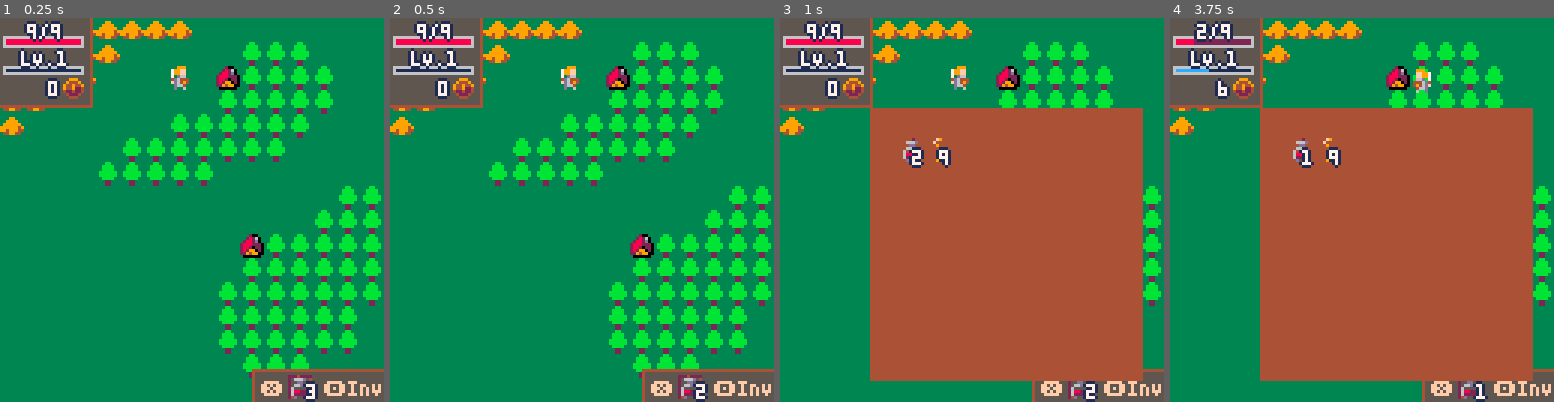
Above: before the commit, frames 1-4 (left to right).
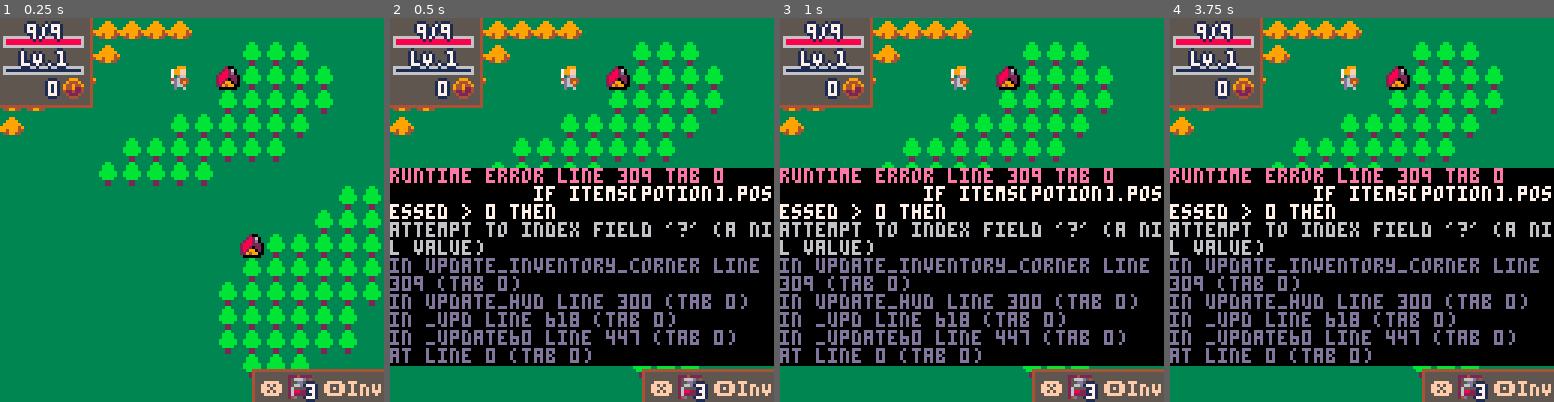
Above: after the commit, the same moments.

Repository: aureliendossantos/tinytale-pico-8
Game: PICO-8 cartridge tinytale.p8
Same seed, same stepped clock (60 frames per second), same inputs: the game is played once before the commit and once after it.
Inputs:
- Up to frame 1 (0.25 s): no input
- Up to frame 2 (0.5 s): tap X (X key) at 0.33 s
- Up to frame 3 (1 s): tap O (Z key) at 0.7 s
- Up to frame 4 (3.75 s): tap X (X key) at 1.07, 1.85, 2.97 s; hold Right 1.6-2.1 s; tap O (Z key) every 0.4 s from 1.7 to 3.7 s; hold Up 2.15-2.42 s; hold Right 2.47-3.03 s; hold Left 3.08-3.58 s; hold Down from 3.63 s (still down)

Frame 1 is identical in both runs. In frame 2, 52% of the frame differs, in the area x 0-100%, y 39-99%; in frame 3, 65%; in frame 4, 66%, in the area x 0-100%, y 2-99%.
Error after the commit: runtime error line 309 tab 0; if items[potion].posessed > 0 then; attempt to index field '?' (a nil value)

Commit message:
shop menu

Diff:
--- a/actions.lua
+++ b/actions.lua
@@ -1,4 +1,9 @@
 function heal(amount)
     sfx(0)
-    p.hp += amount
+    p.hp = min(p.hp + amount, p.hp_max)
 end
+
+function inn()
+    heal(1000)
+    add(log, "slept at inn")
+end
--- a/battles.lua
+++ b/battles.lua
@@ -16,7 +16,7 @@
         if p.hp <= 0 then
             add(log, enemy.name.." has slained "..p.name.."...")
         else
-            add(log, p.name.." has slained a "..enemy.name)
+            add(log, p.name.." has slained a "..enemy.name.."!")
         end
         --rewards
         p.exp += enemy.exp
@@ -40,5 +40,5 @@
 
 function attack(atker, dfder)
     dfder.hp -= atker.damage
-    add(log, atker.name.." atks -"..atker.damage.." "..dfder.name.."!")
+    add(log, atker.name.." ▶ -"..atker.damage.." "..dfder.name)
 end
--- a/database.lua
+++ b/database.lua
@@ -28,19 +28,26 @@
 end
 
 towns = {
-    name = "aUBERGE DE tILH",
-    price = 4
+    x9y2 = {
+        name = "aUBERGE DE tILH",
+        price = 4,
+        shop = {"potion", 5, "key", 20}
+    },
+    x10y9 = {
+        name = "aUBERGE D'aMOU",
+        price = 8
+    }
 }
 
 items = {
-    {
+    potion = {
         name = "pOTION",
         posessed = 3,
         spr = 32,
         type = "consumable",
         effect = function() heal(5) end
     },
-    {
+    key = {
         name = "kEY",
         posessed = 9,
         spr = 33
@@ -79,6 +86,7 @@
         max_steps = 2,
         enemies = {2}
     }
+    --7-reserved for towns
 }
 
 end
--- a/hud.lua
+++ b/hud.lua
@@ -50,24 +50,27 @@
 
 function update_inventory_corner()
     if inventory_corner then
-        inv_corner_x = 84
+        inv_corner_x = max(84, inv_corner_x - 2)
         inv_corner_y = max(117, inv_corner_y - 2)
         if btnp_x then
-            if items[1].posessed > 0 then
-                items[1].effect()
-                items[1].posessed -= 1
+            if items[potion].posessed > 0 then
+                items[potion].effect()
+                items[potion].posessed -= 1
+                add(log, "used "..items[potion].name)
             end
         end
     else
-        inv_corner_x = 84
-        inv_corner_y = min(128, inv_corner_y + 3)
+        --pour aller vers la droite :
+        inv_corner_x = min(105, inv_corner_x + 3)
+        --pour aller vers le bas :
+        --inv_corner_y = min(128, inv_corner_y + 3)
     end
 end
 
 function draw_hud()
     draw_player_status()
+    draw_log()
     draw_inventory_corner()
-    draw_log()
 end
 
 function draw_player_status()
@@ -106,7 +109,7 @@
     x += 9
     spr(35, x, y)
     spr(32, x, y)
-    print_shaded(items[1].posessed, x+6, y+3)
+    print_shaded(items["potion"].posessed, x+6, y+3)
     x += 12
     print("🅾️iNV", x, y+2, 15)
 end
--- a/inventory.lua
+++ b/inventory.lua
@@ -1,5 +1,5 @@
 function init_inventory()
-    inv_x, inv_y, inv_w, inv_h = 128, 30, 90, 90
+    inv_x, inv_y = 128, 30
     inventory_opened = false
 end
 
@@ -20,15 +20,13 @@
 end
 
 function draw_inventory()
-    local x, y, w, h = inv_x, inv_y, inv_w, inv_h
-    rectfill(x, y, x+w, y+h, 4)
-    for item in all(items) do
-        if item.posessed then
-            if item.posessed > 0 then
-                spr(item.spr, x+10, y+10)
-                print_shaded(item.posessed, x+14, y+14)
-                x += 9
-            end
+    local x, y, w, h = inv_x, inv_y, 40, 40
+    window(x, y, x+w, y+h)
+    for id, item in pairs(items) do
+        if item.posessed > 0 then
+            spr(item.spr, x+10, y+10)
+            print_shaded(item.posessed, x+14, y+14)
+            x += 9
         end
     end
 end
--- a/scene_map.lua
+++ b/scene_map.lua
@@ -9,7 +9,14 @@
 end
 
 function update_map()
-    update_town()
+    if cur_terrain == 7 then
+        if not p.busy and not just_left_town then
+            enter_town()
+        end
+    else
+        just_left_town = false
+    end
+
     if (not p.busy) player_movement()
     update_terrain_number()
     if not steps_goal_set or terrain_changed then
@@ -23,49 +30,6 @@
     player_animation()
     --change of scene:
     if (btnp_o) open_inventory()
-end
-
-function update_town()
-    current_town = nil
-    if cur_terrain == 7 then
-        if not p.busy and not just_left_town then
-            current_town = towns
-            if btnp_x then
-                heal(1000)
-                just_left_town = true
-            end
-            if btnp_o then
-                just_left_town = true
-            end
-        end
-    else
-        just_left_town = false
-    end
-end
-
-function draw_town()
-    if current_town then
-        local name = current_town.name
-        local w = #name * 4 + 2
-        local x = 64 - w/2
-        local y = 100
-        window(x - 5, y + 4, x + w + 5, 128)
-        window(x, y, x + w, 108)
-        print(name, x + 2, y + 2, 15)
-        draw_choice(x + 5,y + 20)
-    end
-end
-
-function draw_choice(x, y)
-    draw_cursor(x, y)
-    spr(15, x + 14, y)
-    print("sleep", x + 25, y + 1)
-    print("4", x+60,y+1)
-end
-
-function draw_cursor(x, y)
-    x = x + flr(sin(time()) + 0.5)
-    spr(14, x, y)
 end
 
 function update_terrain_number()
--- a/tinytale.p8
+++ b/tinytale.p8
@@ -1,5 +1,5 @@
 pico-8 cartridge // http://www.pico-8.com
-version 27
+version 29
 __lua__
 --tinytale
 --aurelien dos santos
@@ -16,6 +16,7 @@
 #include scene_map.lua
 #include title.lua
 #include tools.lua
+#include towns.lua
 __gfx__
 0000000033333333333bb33333333333333200330000000000000000000000000000000000000000000000000000000000000000000000000000000000000000
 000000003333333333bbbb3333399333332826030000000000000000000000000000000000000000000000000000000000000000000000000007770077700000
--- a/tools.lua
+++ b/tools.lua
@@ -19,6 +19,11 @@
 
 function can_move()
     return not tile_has_flag(0, newx, newy)
+end
+
+function draw_cursor(x, y)
+    x = x + flr(sin(time()) + 0.5)
+    spr(14, x, y)
 end
 
 function print_shaded(text, x, y)
--- /dev/null
+++ b/towns.lua
@@ -0,0 +1,90 @@
+function enter_town()
+    current_town = towns["x"..p.x.."y"..p.y]
+    --first choice is always sleep
+    choices = {
+        {spr = 15, name = "sleep",  price = current_town.price, action = function() inn() end}
+    }
+    if current_town.shop then
+        add(choices, {name = "shop", action = function() open_shop() end})
+    end
+    index = 1
+    _upd = update_town
+end
+
+function update_town()
+    update_index_up_and_down()
+    if btnp_x then
+        if choices[index].price and p.gold >= choices[index].price then
+            choices[index].action()
+            p.gold -= choices[index].price
+        else
+            choices[index].action()
+        end
+    end
+    if btnp_o then
+        just_left_town = true
+        current_town = nil
+        _upd = update_map
+    end
+    update_hud()
+    update_player_stats()
+end
+
+function open_shop()
+    index = 1
+    choices = {}
+    for i = 1, #current_town.shop, 2 do
+        local item = current_town.shop[i]
+        add(choices, {spr = items[item].spr, id = item, name = items[item].name, price = current_town.shop[i+1]})
+    end
+    _upd = update_shop
+end
+
+function update_shop()
+    update_index_up_and_down()
+    if btnp_x then
+        local choice = choices[index]
+        if p.gold >= choice.price then
+            items[choice.id].posessed += 1
+            p.gold -= choice.price
+        end
+    end
+    if btnp_o then
+        enter_town()
+    end
+    update_hud()
+    update_player_stats()
+end
+
+function update_index_up_and_down()
+    if btnp(2) then
+        index -= 1
+    end
+    if btnp(3) then
+        index += 1
+    end
+    if (index < 1) index = #choices
+    if (index > #choices) index = 1
+end
+
+function draw_town()
+    if current_town then
+        local name = current_town.name
+        local w = #name * 4 + 2
+        local x = 64 - w/2
+        local y = 115 - #choices*8
+        window(x - 5, y + 4, x + w + 5, 128)
+        window(x, y, x + w, y + 8)
+        print(name, x + 2, y + 2, 15)
+        x -= 2
+        y += 11
+        for i = 1, #choices do
+            local choice = choices[i]
+            if (index == i) draw_cursor(x, y)
+            if (choice.spr) spr(choice.spr, x + 12, y)
+            print(choice.name, x + 24, y + 1)
+            if (choice.price) print(choice.price, x+57, y+1)
+            y+=8
+        end
+    end
+end
Not shown, added: .gitignore
